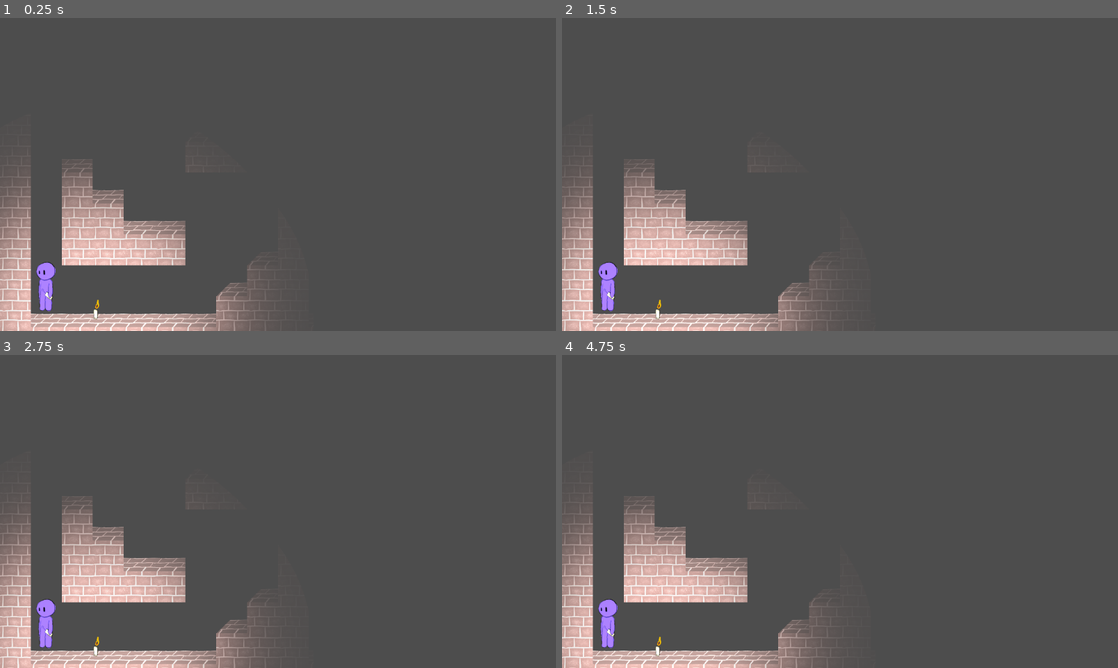
Above: before the commit, frames 1-4 (two rows, left to right).
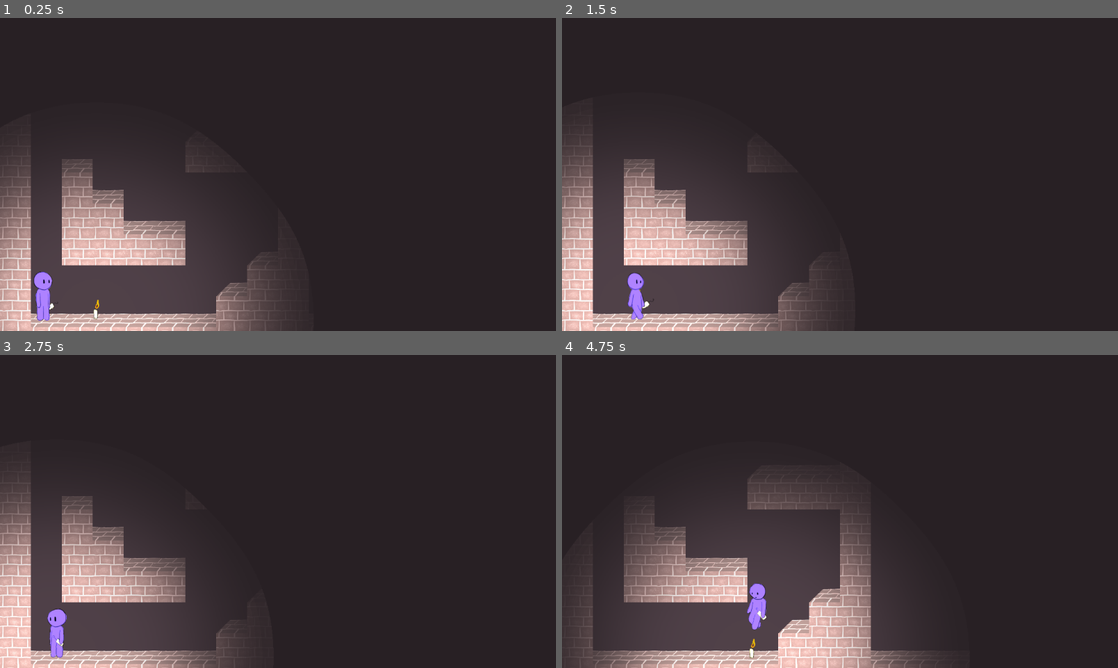
Above: after the commit, the same moments.

Repository: isaacwkm/csgd-capstone-project
Game: Godot game, scene res://scenes/world.tscn
Two runs of this game, one before a commit and one after it. Both use one fixed random seed, a clock stepped at 60 frames per second and the inputs below.
Inputs:
- Up to frame 1 (0.25 s): no input
- Up to frame 2 (1.5 s): tap Enter (ui_accept) at 0.5, 0.6, 0.77, 1.07 s; hold D from 0.53 s (still down); tap E at 1.35 s
- Up to frame 3 (2.75 s): tap Enter (ui_accept) at 1.52, 1.55, 1.82, 2.1 s; release D at 2.03 s; hold A from 2.03 s (still down)
- Up to frame 4 (4.75 s): release A at 2.78 s; hold D 2.78-4.28 s; tap E at 2.85, 4.35 s; tap Enter (ui_accept) at 3.02, 3.05, 3.32, 3.6, 3.77, 4.07, 4.52, 4.55 s; hold A from 4.28 s (still down)

The runs differ from the first frame. In frame 1, 82% of the frame differs, in the area x 0-100%, y 0-100%; in frame 2, 85%; in frame 3, 89%; in frame 4, 87%.
Error before the commit: Parse Error: Class "PlayerCharacter" hides a global script class. (res://objects/player_character.gd:1)

Commit message:
Delete scripts directory and move exclusive_collision_area.gd into objects directory, as it seems we're back to putting scripts in the objects directory.

Diff:
--- a/objects/collision_enabling_light.tscn
+++ b/objects/collision_enabling_light.tscn
@@ -1,6 +1,6 @@
 [gd_scene load_steps=4 format=3 uid="uid://du4aw7x0lt5a7"]
 
-[ext_resource type="Script" path="res://scripts/exclusive_collision_area.gd" id="1_qcllp"]
+[ext_resource type="Script" path="res://objects/exclusive_collision_area.gd" id="1_qcllp"]
 [ext_resource type="Texture2D" uid="uid://c3338cj6v4v6v" path="res://textures/point_light.png" id="2_cdknk"]
 
 [sub_resource type="CircleShape2D" id="CircleShape2D_ppycv"]
--- a/scripts/player_character.gd
+++ /dev/null
@@ -1,67 +0,0 @@
-class_name PlayerCharacter
-extends CharacterBody2D
-
-@onready var _animated_sprite = $AnimatedSprite2D
-
-const SPEED = 300.0
-const JUMP_VELOCITY = -400.0
-const GRAVITY = 980.0  # Define gravity here
-
-var hasCandle = true
-var current_animation = ""  # Track the current animation
-var facingRight = true
-
-func _physics_process(delta):
-	# Handle jump
-	if Input.is_action_just_pressed("ui_accept") and is_on_floor():
-		velocity.y = JUMP_VELOCITY
-
-	# Get the input direction and handle movement
-	var direction = 0
-	if Input.is_key_pressed(KEY_A):
-		direction -= 1
-		facingRight = false
-		update_animation("walk_left" if hasCandle else "walk_left_no_candle")
-	elif Input.is_key_pressed(KEY_D):
-		direction += 1
-		facingRight = true
-		update_animation("walk_right" if hasCandle else "walk_right_no_candle")
-
-	# Set velocity based on direction
-	velocity.x = direction * SPEED
-	if direction == 0:
-		velocity.x = move_toward(velocity.x, 0, SPEED)
-
-	# Add gravity
-	if not is_on_floor():
-		velocity.y += GRAVITY * delta
-
-	# Handle jump/fall animations if in the air
-	if not is_on_floor():
-		if facingRight:  # Moving right
-			if velocity.y < 0:  # Ascending
-				update_animation("jump_right" if hasCandle else "jump_right_no_candle")
-			elif velocity.y > 0:  # Descending
-				update_animation("fall_right" if hasCandle else "fall_right_no_candle")
-		else:  # Moving left
-			if velocity.y < 0:  # Ascending
-				update_animation("jump_left" if hasCandle else "jump_left_no_candle")
-			elif velocity.y > 0:  # Descending
-				update_animation("fall_left" if hasCandle else "fall_left_no_candle")
-
-	# Stop animation when velocity is zero
-	if velocity.x == 0 and velocity.y == 0:
-		if facingRight:
-			update_animation("stand_right" if hasCandle else "stand_right_no_candle")
-		else:
-			update_animation("stand_left" if hasCandle else "stand_left_no_candle")
-		_animated_sprite.stop()
-		current_animation = ""
-
-	move_and_slide()
-
-# Function to play animation only if it has changed
-func update_animation(animation_name):
-	if current_animation != animation_name:
-		_animated_sprite.play(animation_name)
-		current_animation = animation_name
--- a/scripts/screen_overlay.gd
+++ /dev/null
@@ -1,7 +0,0 @@
-class_name ScreenOverlay
-extends Node2D
-
-@export var color: Color
-
-func _draw():
-	draw_rect(get_viewport_rect(), color)
Renamed: scripts/exclusive_collision_area.gd -> objects/exclusive_collision_area.gd
